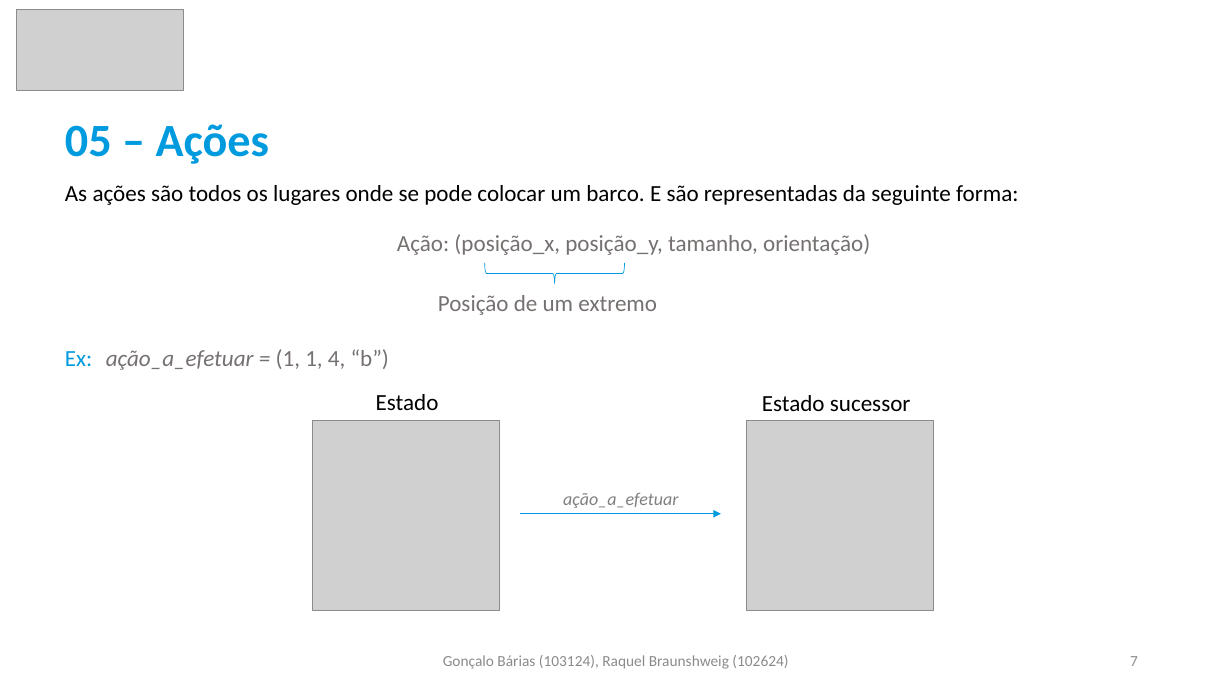
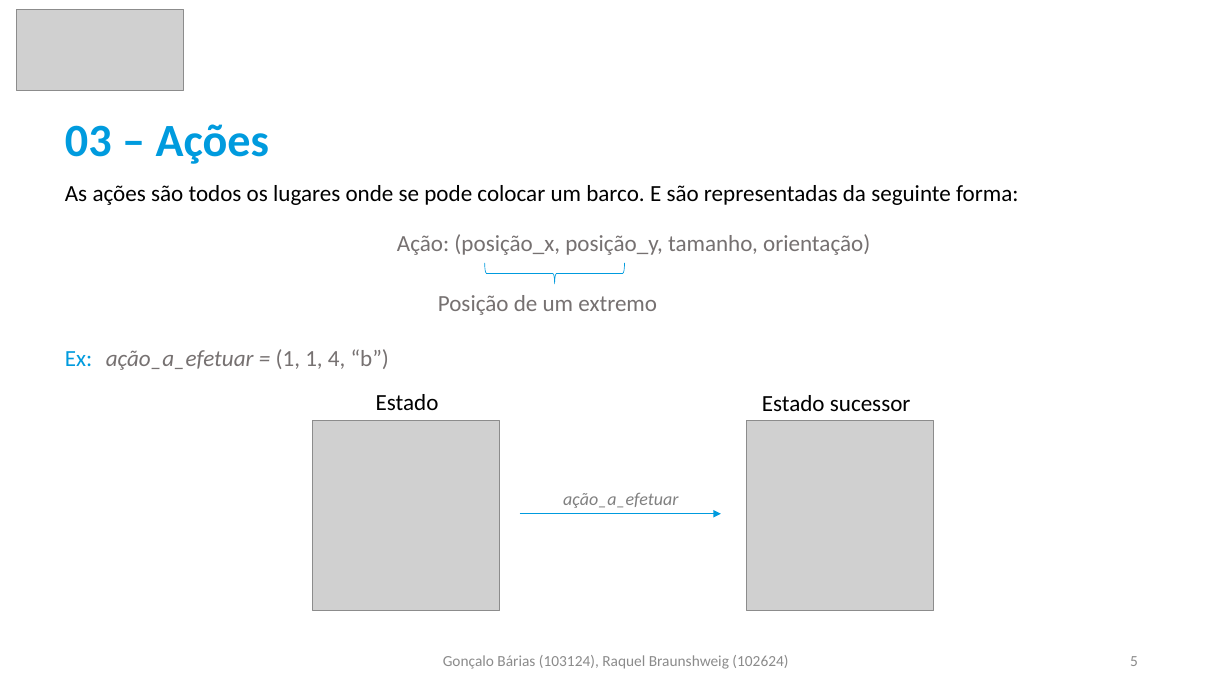
Before and after one commit to goncalobarias/Bimaru-IA, a slide deck: slide 5 of report/report.pptx (slide 7 before the commit). Drawn at 1232x693 pixels with LibreOffice and Linux fonts; fonts in the diff are those of the drawing; grey boxes stand for pictures. Boxes give left, top, right and bottom in pixels: in the first picture for what was removed or moved away, otherwise in the second. Text is boxed around its words. In the diff, an @@ line names an element or a change of style, - is before the commit and + after.

```diff
--- a/report/report.pptx
+++ b/report/report.pptx
@@ text at box(65, 124, 269, 164): text changed @@
-05 – Ações
+03 – Ações
@@ page number at box(1130, 656, 1138, 666): text changed @@
-7
+5
```
Also in this commit, not shown: 6 other slides changed, 1 slide added.
